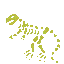
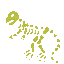
Two versions of the same layered image (64px x 64px). Layer-by-layer changes:
painted on "Layer 2" over [6, 11, 19, 21]
